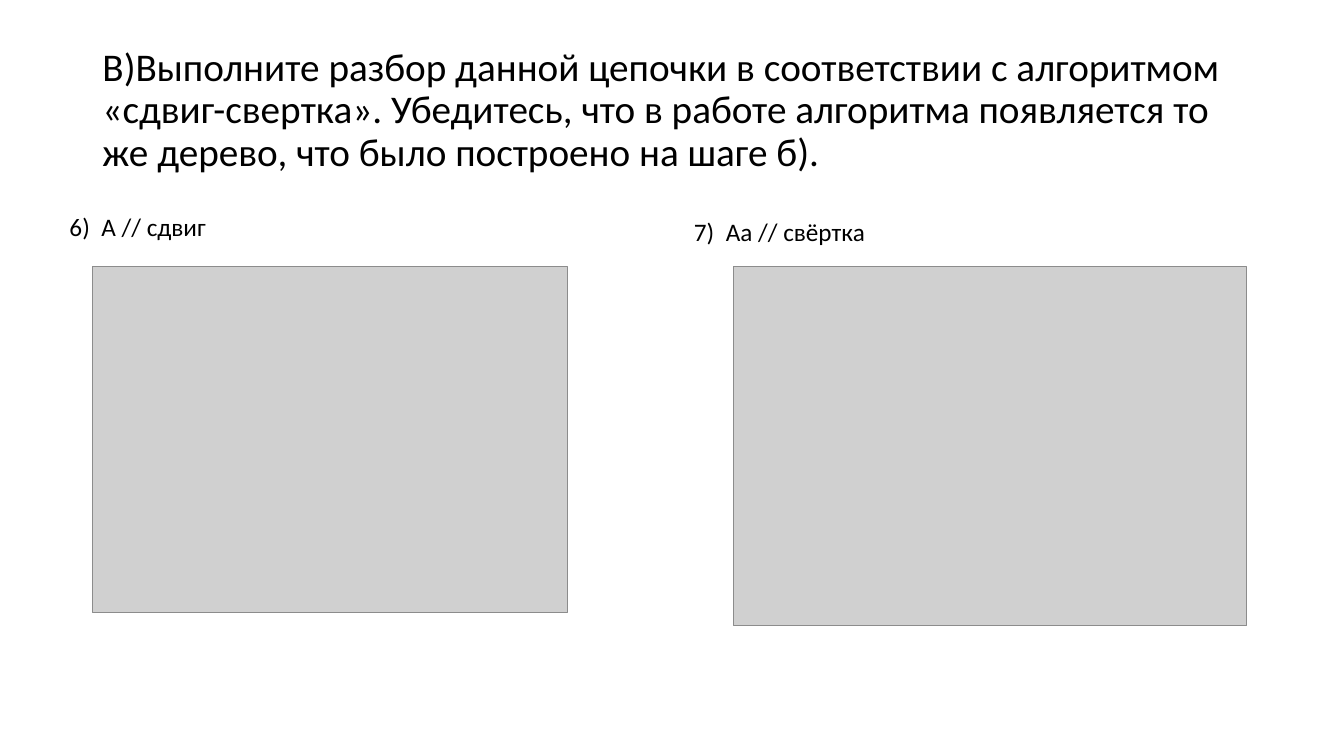
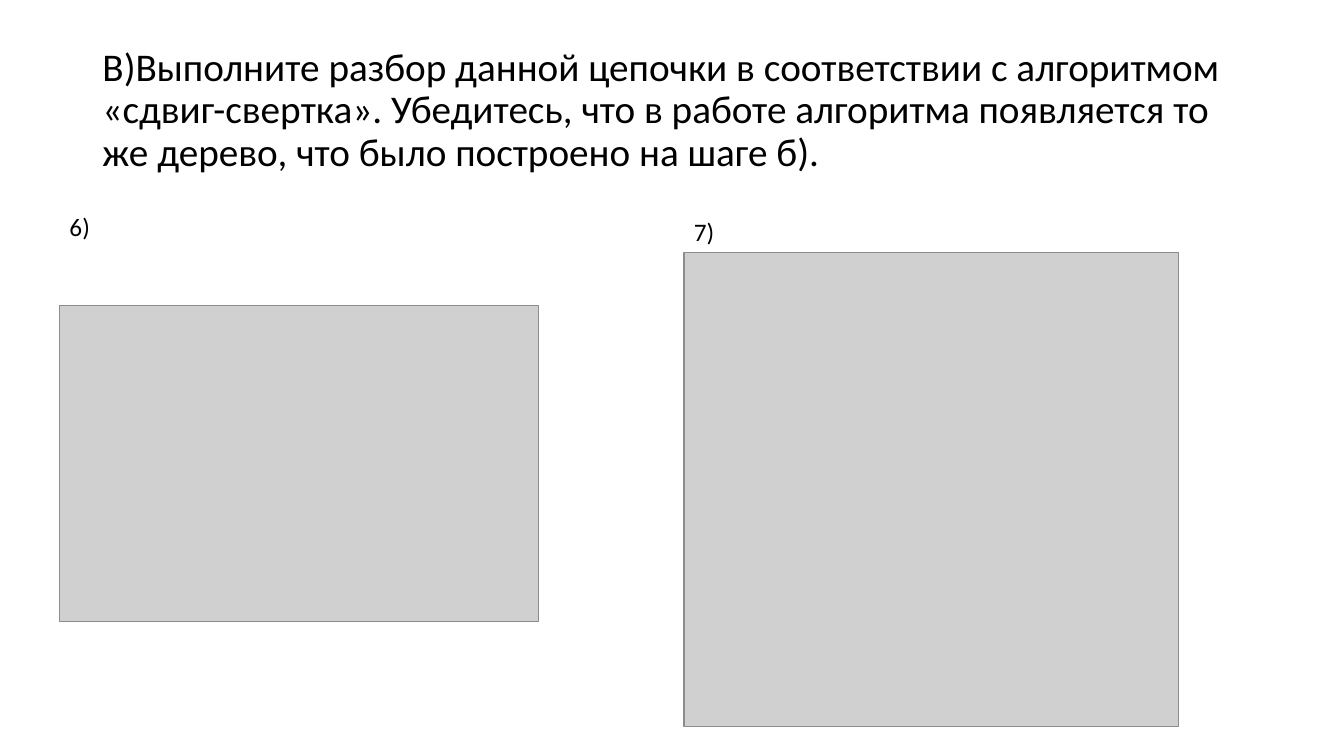
Before and after one commit to goddamnteam/korzun, a slide deck: slide 8 of task7.pptx. Drawn at 1344x756 pixels with LibreOffice and Linux fonts; fonts in the diff are those of the drawing; grey boxes stand for pictures. Boxes give left, top, right and bottom in pixels: in the first picture for what was removed or moved away, otherwise in the second. Text is boxed around its words. In the diff, an @@ line names an element or a change of style, - is before the commit and + after.

```diff
--- a/task7.pptx
+++ b/task7.pptx
@@ text at [69,217,89,240]: text changed @@
-6) А // сдвиг
+6)
@@ text at [694,223,714,245]: text changed @@
-7) Аа // свёртка
+7)
@@ picture: place and size @@
-picture at [734,267,1247,626]
+picture at [685,252,1180,727]
@@ picture: place and size @@
-picture at [93,267,568,613]
+picture at [59,306,538,622]
```
Also in this commit, not shown: 8 other slides changed, 1 slide removed.
